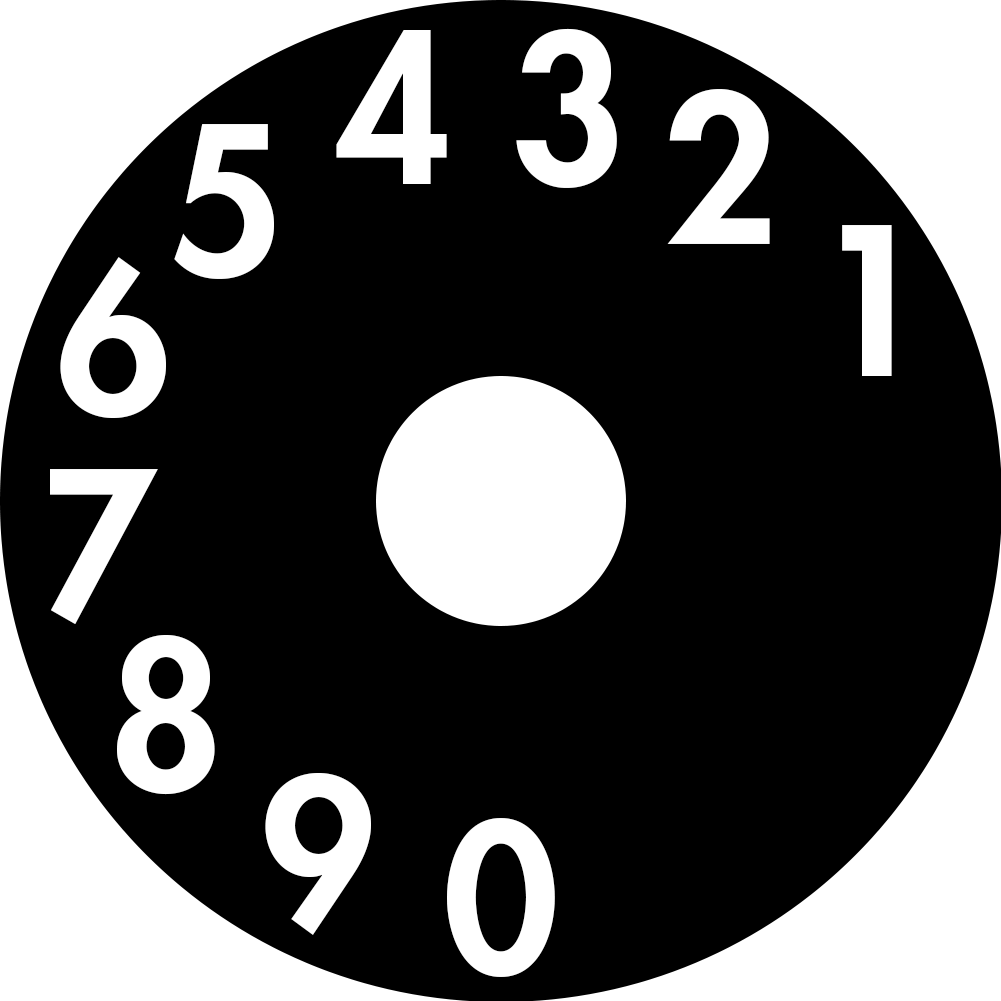
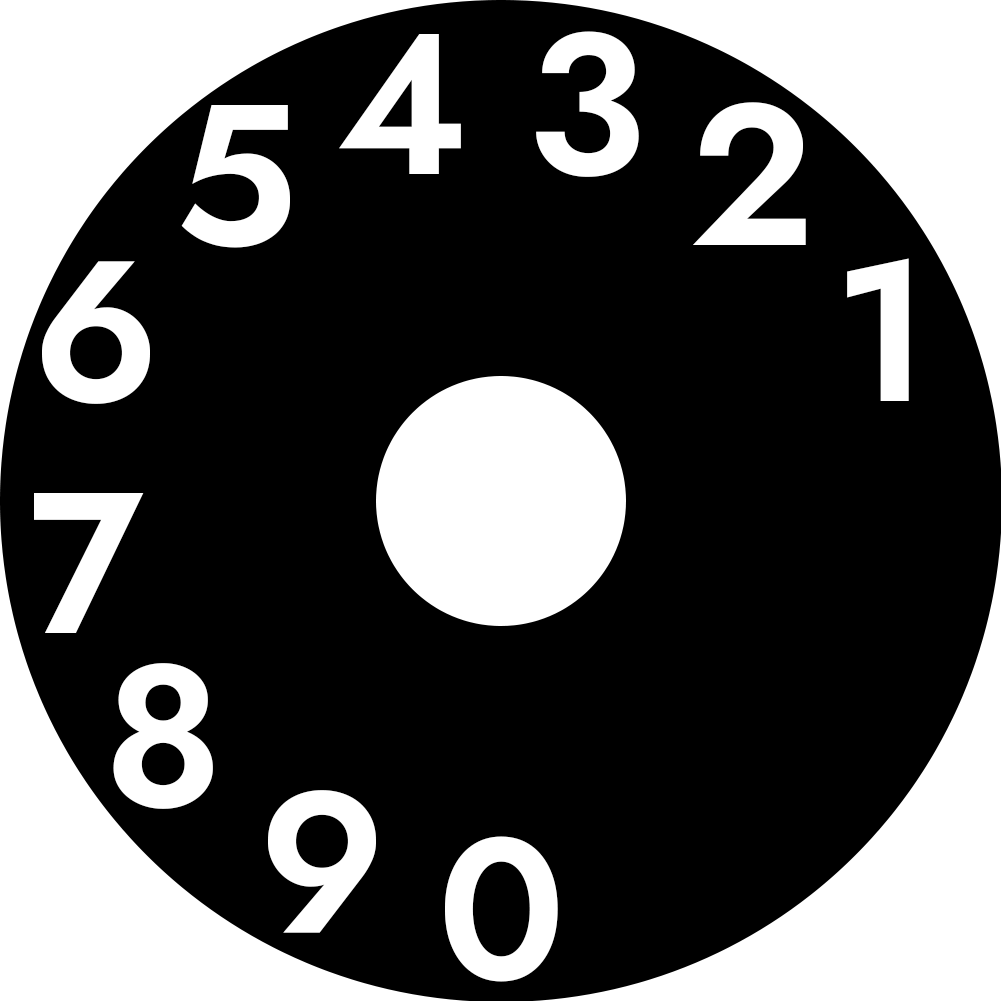
Before/after of a 1001 x 1001 layered artwork. What changed in the layer stack:
painted on "0" over [445, 818, 558, 982]
painted on "9" over [265, 773, 376, 935]
painted on "8" over [113, 635, 215, 809]
painted on "7" over [34, 469, 158, 633]
painted on "6" over [42, 257, 166, 418]
painted on "5" over [174, 105, 290, 279]
painted on "4" over [336, 30, 461, 184]
painted on "3" over [516, 28, 639, 188]
painted on "2" over [667, 89, 806, 245]
painted on "1" over [842, 225, 909, 401]
